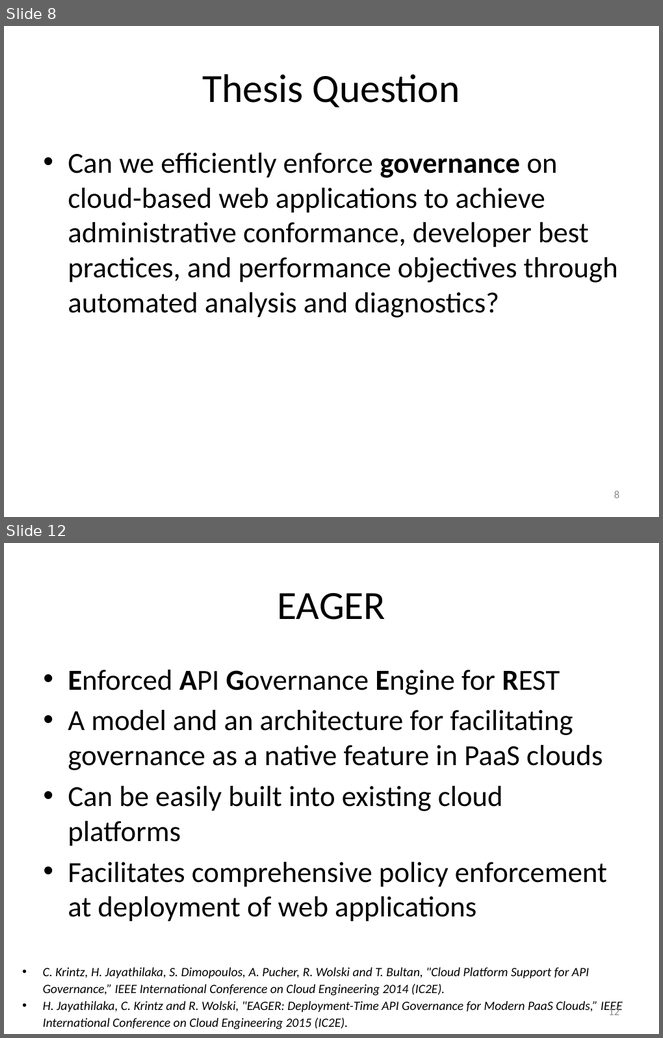
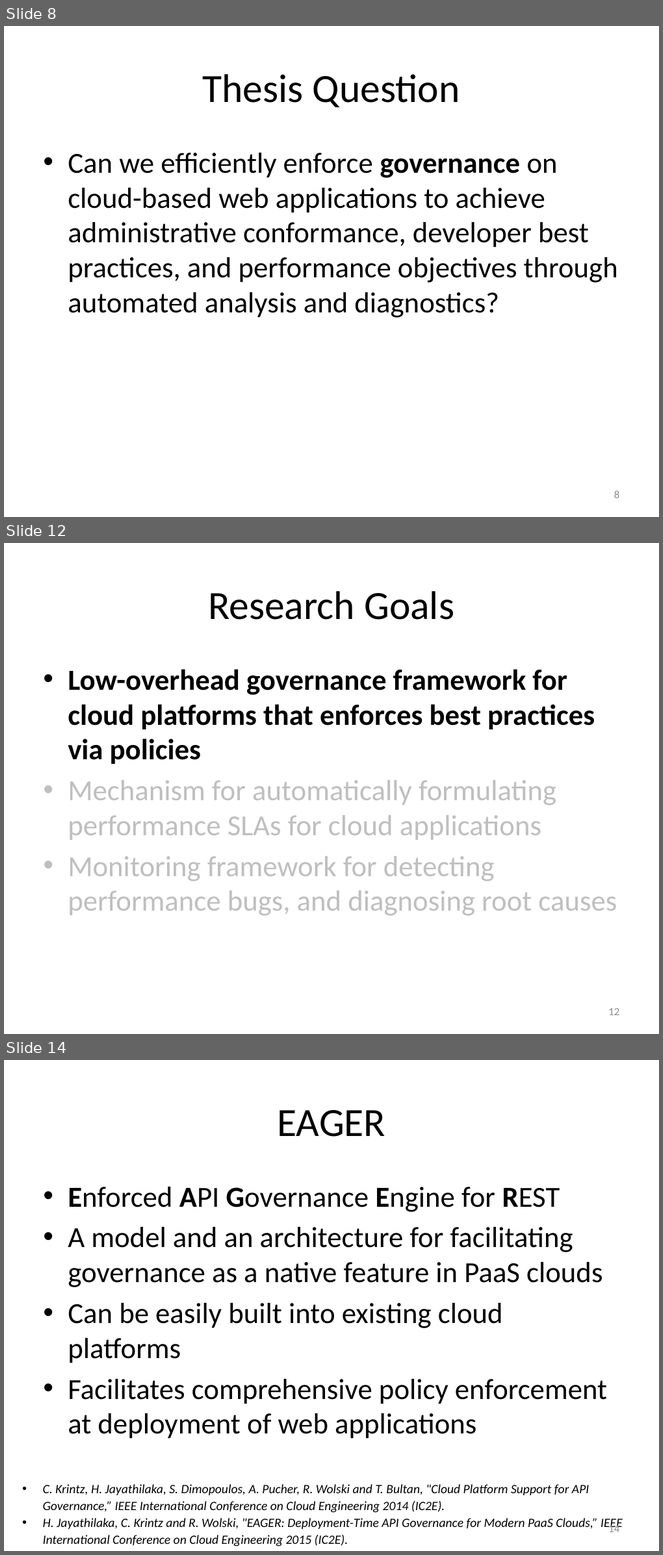
Before and after one commit to Dithn/eager-appscale, a slide deck: Eager/elk-experiment/appserver/system_design.pptx. Shown one above the other, each under a label of ours: slides 8 and 12 before the commit, slides 8, 12 and 14 after it; the slides between them are not shown. The pictures are 663x1038 and 663x1555 pixels, drawn with LibreOffice and Linux fonts; fonts in the diff are those of the drawing. Boxes give left, top, right and bottom in pixels: in the first picture for what was removed or moved away, otherwise in the second. Text is boxed around its words. In the diff, an @@ line names an element or a change of style, - is before the commit and + after.

```diff
--- a/Eager/elk-experiment/appserver/system_design.pptx
+++ b/Eager/elk-experiment/appserver/system_design.pptx
@@ slide 12 added at <box>4,543,659,1034</box>, background #FFFFFF @@
@@ title added at <box>208,591,454,620</box>, 44 pt, text #000000 @@
+Research Goals
@@ text added at <box>68,669,617,916</box>, 32 pt, text #BFBFBF @@
+• Low-overhead governance framework for cloud platforms that enforces best practices via policies
+• Mechanism for automatically formulating performance SLAs for cloud applications
+• Monitoring framework for detecting performance bugs, and diagnosing root causes
@@ page number added at <box>608,1008,620,1016</box>, 12 pt, text #8C8C8C @@
+12
@@ what was slide 12 is now slide 14 @@
@@ page number at <box>608,1524,620,1533</box>: text changed @@
-12
+14
```
Also in this commit, not shown: 10 slides changed, 3 other slides added.
